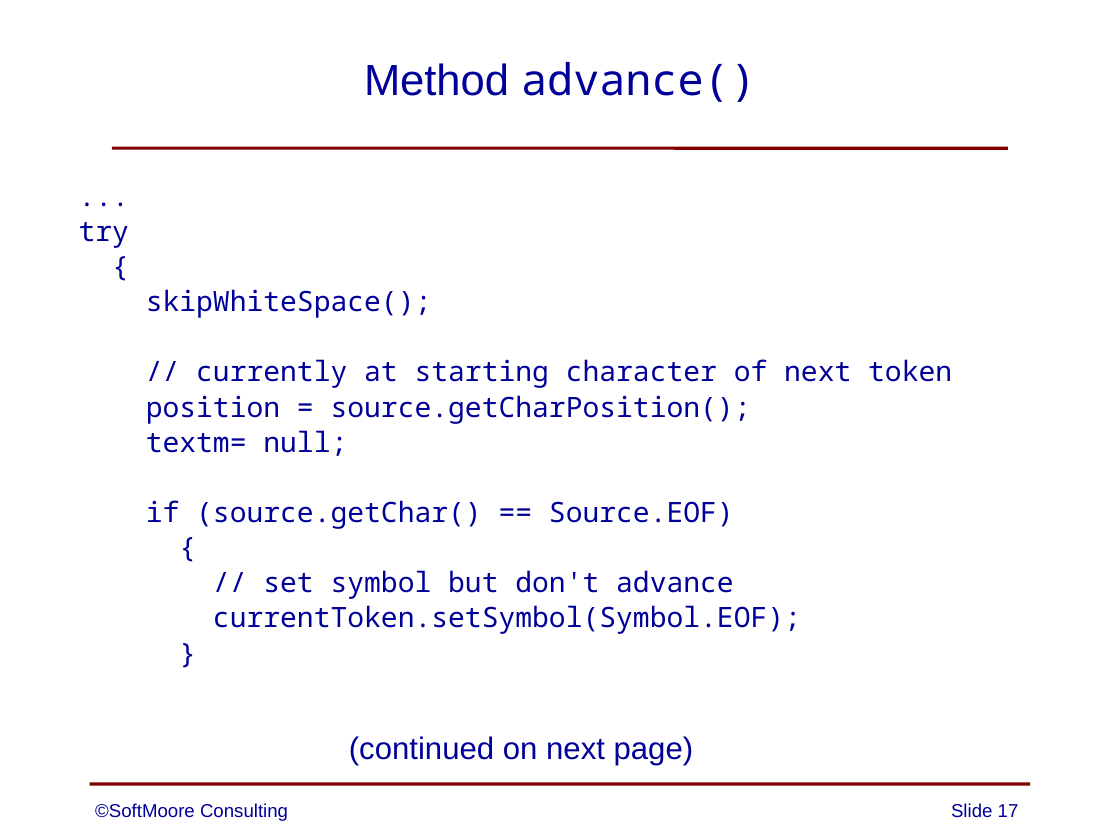
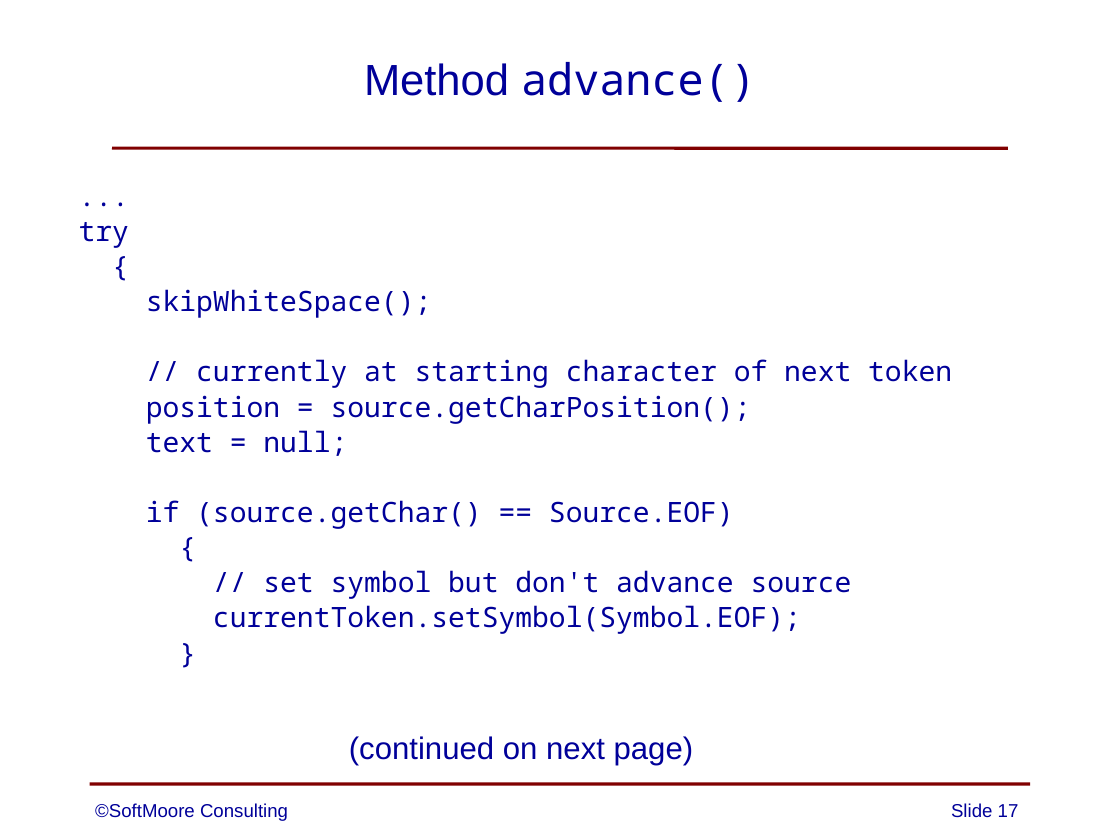
Before and after one commit to SoftMoore/CPRL, a slide deck: slide 17 of PowerPoint Slides/05 - Lexical Analysis.pptx. Drawn at 1120x840 pixels with LibreOffice and Linux fonts; fonts in the diff are those of the drawing. Boxes give left, top, right and bottom in pixels: in the first picture for what was removed or moved away, otherwise in the second. Text is boxed around its words. In the diff, an @@ line names an element or a change of style, - is before the commit and + after.

```diff
--- a/PowerPoint Slides/05 - Lexical Analysis.pptx
+++ b/PowerPoint Slides/05 - Lexical Analysis.pptx
@@ text at [146, 430, 347, 456]: text changed @@
-textm= null;
+text = null;
@@ text at [263, 570, 852, 599]: text changed @@
-// set symbol but don't advance
+// set symbol but don't advance source
```
Also in this commit, not shown: 1 other slide changed, 2 other files.
